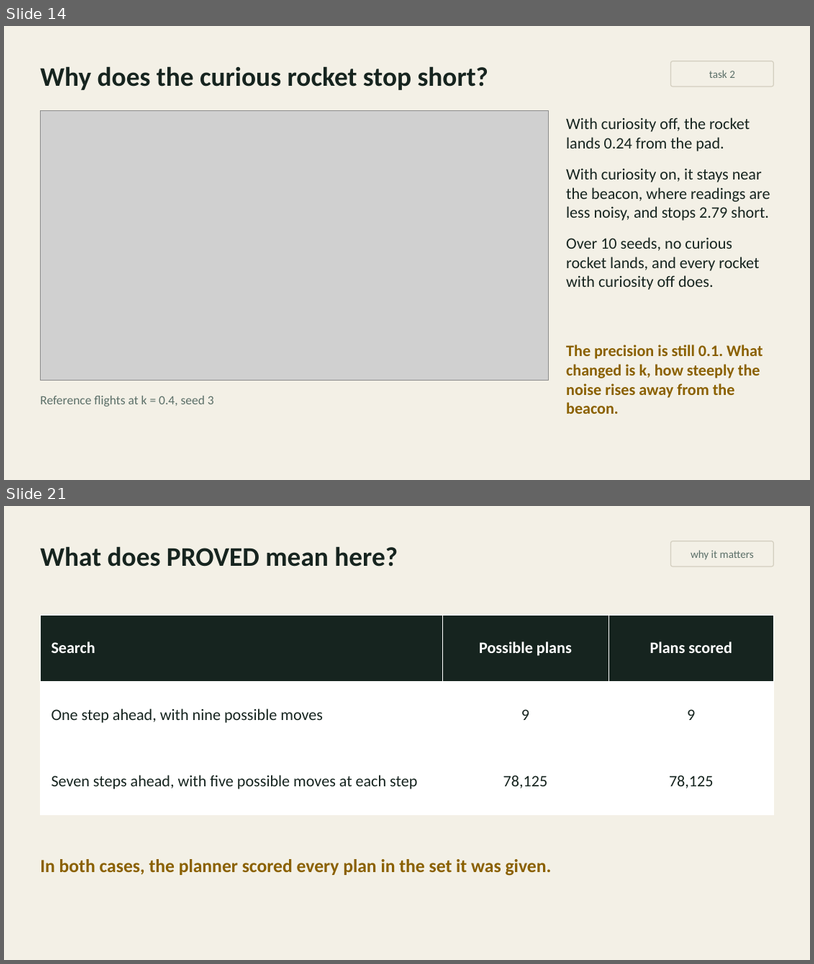
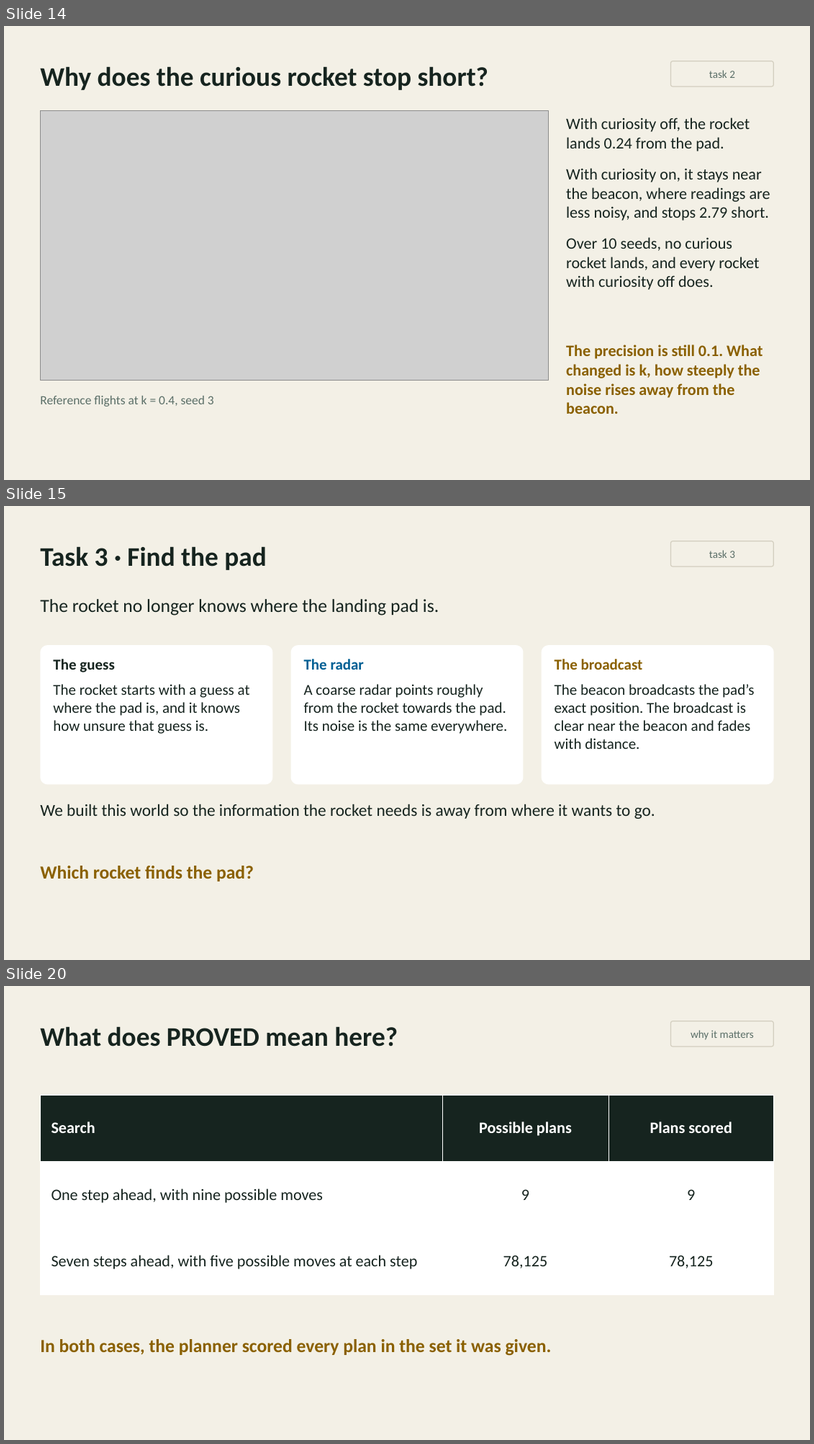
Before and after one commit to inferogenesis/cpomdp-workshop, a slide deck: deck/cpomdp_symposium_2026.pptx. Shown one above the other, each under a label of ours: slides 14 and 21 before the commit, slides 14, 15 and 20 after it; the slides between them are not shown. The pictures are 814x964 and 814x1444 pixels, drawn with LibreOffice and Linux fonts; fonts in the diff are those of the drawing; grey boxes stand for pictures. Boxes give left, top, right and bottom in pixels: in the first picture for what was removed or moved away, otherwise in the second. Text is boxed around its words. In the diff, an @@ line names an element or a change of style, - is before the commit and + after.

```diff
--- a/deck/cpomdp_symposium_2026.pptx
+++ b/deck/cpomdp_symposium_2026.pptx
@@ slide 15 added at <box>4,506,810,960</box>, background #F3F0E6 @@
@@ text added at <box>40,546,266,570</box>, 32 pt, text #16241F, bold @@
+Task 3 · Find the pad
@@ rounded rectangle added at <box>671,541,774,566</box>, outline #D3CEBF 1 pt, 13 pt, text #5B6F68 @@
+task 3
@@ text added at <box>40,599,439,615</box>, 22 pt, text #16241F @@
+The rocket no longer knows where the landing pad is.
@@ rounded rectangle added at <box>40,645,273,784</box>, fill #FFFFFF, 18 pt, text #16241F @@
+The guess
+The rocket starts with a guess at where the pad is, and it knows how unsure that guess is.
@@ rounded rectangle added at <box>291,645,523,784</box>, fill #FFFFFF, 18 pt, text #16241F @@
+The radar
+A coarse radar points roughly from the rocket towards the pad. Its noise is the same everywhere.
@@ rounded rectangle added at <box>542,645,774,784</box>, fill #FFFFFF, 18 pt, text #16241F @@
+The broadcast
+The beacon broadcasts the pad’s exact position. The broadcast is clear near the beacon and fades with distance.
@@ text added at <box>40,803,656,818</box>, 20 pt, text #16241F @@
+We built this world so the information the rocket needs is away from where it wants to go.
@@ text added at <box>40,865,254,881</box>, 22 pt, text #8A6000, bold @@
+Which rocket finds the pad?
@@ what was slide 21 is now slide 20 @@
```
Also in this commit, not shown: 6 slides changed, 2 other slides added, 4 slides removed, 5 other files.
